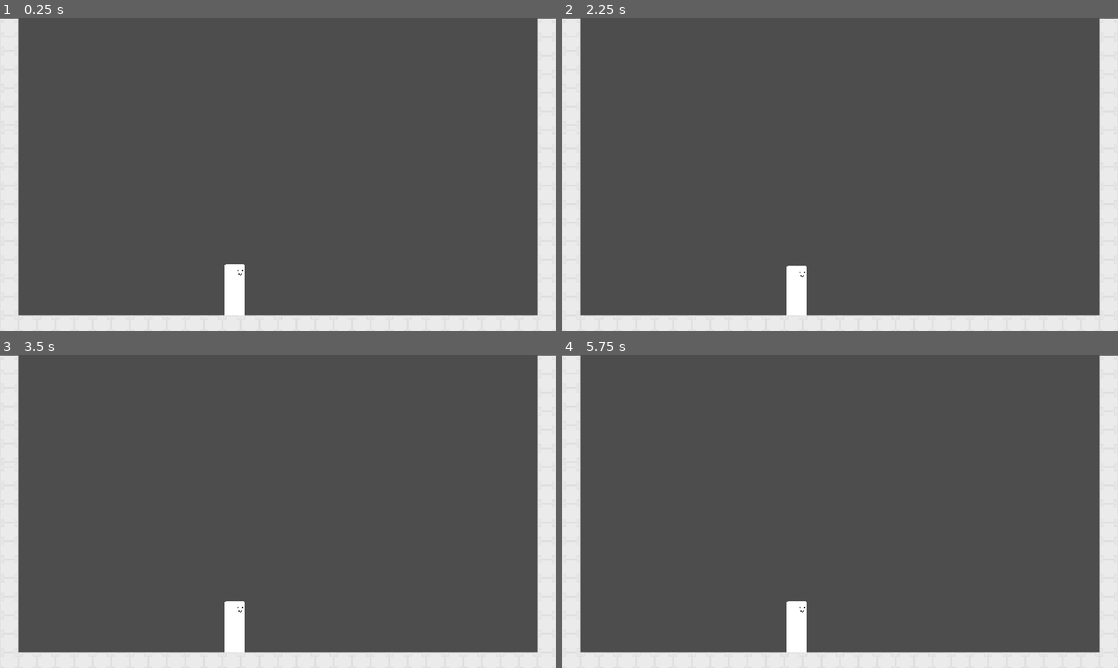
Above: before the commit, frames 1-4 (two rows, left to right).
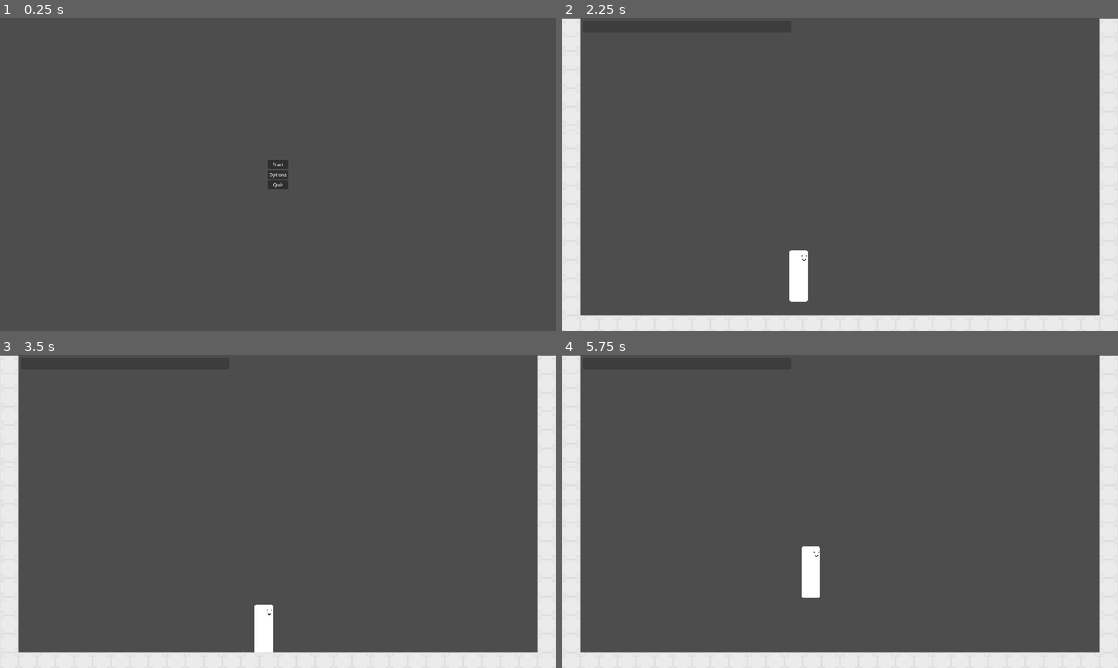
Above: after the commit, the same moments.

Repository: Mysteria0/To-Be-Name-Fighting-Game
Game: Godot game, scene res://menu.tscn
Same seed, same stepped clock (60 frames per second), same inputs: the game is played once before the commit and once after it. Before the commit the project starts from res://main.tscn.
Inputs (mouse positions are in pixels of both pictures, inside the frame that each line leads up to):
- Up to frame 1 (0.25 s): no input
- Up to frame 2 (2.25 s): click (840, 174) at 0.5 s, where only the run after the commit has a clickable "Options"; click (840, 165) at 1.25 s, where only the run after the commit has a clickable "Start"; tap Enter at 2 s; hold D (move_right) from 2.03 s (still down); hold W (move_up) from 2.03 s (still down)
- Up to frame 3 (3.5 s): keep holding D (move_right); release W (move_up) at 2.78 s; tap I (action_a) at 2.85 s; tap W (move_up) at 3.02, 3.05, 3.32 s
- Up to frame 4 (5.75 s): release D (move_right) at 3.53 s; hold A (move_left) 3.53-4.28 s; hold W (move_up) 3.53-4.28 s; tap J (action_b) at 3.6 s; hold D (move_right) from 4.28 s (still down); tap U (action_c) at 4.35 s; tap W (move_up) at 4.52, 4.55, 4.82 s; hold W (move_up) from 5.03 s (still down)

The runs differ from the first frame. In frame 1, 12% of the frame differs, in the area x 0-100%, y 0-100%; in frame 2, 0.4%; in frame 3, 1.1%; in frame 4, 1.1%.

Commit message:
Added main menu, in process of adding a health bar

Diff:
--- a/Player.gd
+++ b/Player.gd
@@ -5,10 +5,14 @@
 
 @onready var state_machine = $state_machine
 
+@export var Max_health : int
+
+var health = Max_health
 
 
 func _ready() -> void:
 	state_machine.init(self)
+
 
 func _unhandled_input(event: InputEvent) -> void:
 	state_machine.process_input(event)
--- a/Player.tscn
+++ b/Player.tscn
@@ -120,6 +120,7 @@
 
 [node name="Player" type="CharacterBody2D" unique_id=560191563]
 script = ExtResource("1_kpjcp")
+Max_health = 1000
 
 [node name="state_machine" type="Node" parent="." unique_id=1273564144 node_paths=PackedStringArray("starting_state")]
 script = ExtResource("16_jatw7")
--- /dev/null
+++ b/Scripts/Main Menu/menu.gd
@@ -0,0 +1,19 @@
+extends Control
+
+# Called when the node enters the scene tree for the first time.
+func _ready() -> void:
+	pass # Replace with function body.
+
+
+
+
+func _on_start_pressed() -> void:
+	get_tree().change_scene_to_file("res://main.tscn")
+
+
+func _on_options_pressed() -> void:
+	pass # Replace with function body.
+
+
+func _on_quit_pressed() -> void:
+	get_tree().quit()
--- a/Scripts/State Machine/Tsurugi States/tsurugi_crouching.gd
+++ b/Scripts/State Machine/Tsurugi States/tsurugi_crouching.gd
@@ -10,10 +10,10 @@
 	parent.velocity.x = 0
 
 func process_input(_event: InputEvent) -> State:
-	if Input.is_action_just_pressed('ui_up') and !Input.is_action_pressed('ui_down') and parent.is_on_floor():
+	if Input.is_action_just_pressed('move_up') and !Input.is_action_pressed('move_down') and parent.is_on_floor():
 		return jump_state
-	if !Input.is_action_pressed('ui_down') and parent.is_on_floor():
-		if Input.is_action_pressed('ui_left') or Input.is_action_pressed('ui_right'):
+	if !Input.is_action_pressed('move_down') and parent.is_on_floor():
+		if Input.is_action_pressed('move_left') or Input.is_action_pressed('move_right'):
 			return move_state
 		else:
 			return idle_state
--- a/Scripts/State Machine/Tsurugi States/tsurugi_falling.gd
+++ b/Scripts/State Machine/Tsurugi States/tsurugi_falling.gd
@@ -4,10 +4,6 @@
 
 func enter() -> void:
 	super()
-	if Input.is_action_pressed("ui_left"):
-		parent.velocity.x = -80
-	elif Input.is_action_pressed("ui_right"):
-		parent.velocity.x = 80
 
 
 func process_physics(delta: float) -> State:
--- a/Scripts/State Machine/Tsurugi States/tsurugi_idle.gd
+++ b/Scripts/State Machine/Tsurugi States/tsurugi_idle.gd
@@ -10,11 +10,11 @@
 	parent.velocity.x = 0
 
 func process_input(_event: InputEvent) -> State:
-	if Input.is_action_just_pressed('ui_up') and parent.is_on_floor():
+	if Input.is_action_just_pressed('move_up') and parent.is_on_floor():
 		return jump_state
-	if Input.is_action_pressed('ui_down') and parent.is_on_floor():
+	if Input.is_action_pressed('move_down') and parent.is_on_floor():
 		return crouching_state
-	if Input.is_action_pressed('ui_left') or Input.is_action_pressed('ui_right') and parent.is_on_floor():
+	if Input.is_action_pressed('move_left') or Input.is_action_pressed('move_right') and parent.is_on_floor():
 		return move_state
 	return null
 
--- a/Scripts/State Machine/Tsurugi States/tsurugi_jump.gd
+++ b/Scripts/State Machine/Tsurugi States/tsurugi_jump.gd
@@ -7,10 +7,15 @@
 func enter() -> void:
 	super()
 	whydoihavetouseaboolean = false
+	parent.velocity.x = 0
 
 func process_physics(_delta: float) -> State:
 	parent.move_and_slide()
 	if whydoihavetouseaboolean:
+		if Input.is_action_pressed("move_left"):
+			parent.velocity.x = -80
+		elif Input.is_action_pressed("move_right"):
+			parent.velocity.x = 80
 		parent.velocity.y = -600
 		parent.move_and_slide()
 		return fall_state
--- a/Scripts/State Machine/Tsurugi States/tsurugi_landing.gd
+++ b/Scripts/State Machine/Tsurugi States/tsurugi_landing.gd
@@ -16,14 +16,14 @@
 	parent.velocity.y += 980*delta
 	parent.move_and_slide()
 	if hopethisworks:
-		if !Input.is_action_pressed("ui_up") and !Input.is_action_pressed("ui_down"):
-			if Input.is_action_pressed('ui_left') or Input.is_action_pressed('ui_right'):
+		if !Input.is_action_pressed("move_up") and !Input.is_action_pressed("move_down"):
+			if Input.is_action_pressed('move_left') or Input.is_action_pressed('move_right'):
 				return move_state
 			else:
 				return idle_state
-		elif Input.is_action_pressed("ui_up"):
+		elif Input.is_action_pressed("move_up"):
 			return jump_state
-		elif Input.is_action_pressed("ui_down"):
+		elif Input.is_action_pressed("move_down"):
 			return crouching_state
 		else:
 			return idle_state
--- a/Scripts/State Machine/tsurugi_moving.gd
+++ b/Scripts/State Machine/tsurugi_moving.gd
@@ -9,16 +9,16 @@
 	super()
 
 func process_input(_event: InputEvent) -> State:
-	if Input.is_action_just_pressed('ui_up') and parent.is_on_floor():
+	if Input.is_action_just_pressed('move_up') and parent.is_on_floor():
 		return jump_state
-	if Input.is_action_pressed('ui_down') and parent.is_on_floor():
+	if Input.is_action_pressed('move_down') and parent.is_on_floor():
 		return crouching_state
 	return null
 
 func process_physics(delta: float) -> State:
-	if Input.is_action_pressed("ui_left"):
+	if Input.is_action_pressed("move_left"):
 		parent.velocity.x = -50
-	elif Input.is_action_pressed("ui_right"):
+	elif Input.is_action_pressed("move_right"):
 		parent.velocity.x = 65
 	elif parent.velocity.x != 0:
 		parent.velocity.x -= parent.velocity.x
--- /dev/null
+++ b/Scripts/Universal Code/main.gd
@@ -0,0 +1,12 @@
+extends Node2D
+
+
+# Called when the node enters the scene tree for the first time.
+func _ready() -> void:
+	$Healthbar.max_value = $Player.Max_health
+	$Healthbar.value = $Player.health
+
+
+# Called every frame. 'delta' is the elapsed time since the previous frame.
+func _process(delta: float) -> void:
+	pass
--- a/main.tscn
+++ b/main.tscn
@@ -1,15 +1,25 @@
 [gd_scene format=3 uid="uid://cke8cxb7ww4pb"]
 
 [ext_resource type="PackedScene" uid="uid://crutl3ed34eni" path="res://Player.tscn" id="1_0xm2m"]
-[ext_resource type="PackedScene" uid="uid://ddm5kuncpnusr" path="res://Input Reader.tscn" id="2_h2yge"]
+[ext_resource type="Script" uid="uid://cvu4p5ur5en7u" path="res://Scripts/Universal Code/main.gd" id="1_h2yge"]
 [ext_resource type="PackedScene" uid="uid://cvt0xibjikmr0" path="res://Levels.tscn" id="3_h2yge"]
 
 [node name="Main" type="Node2D" unique_id=646643995]
+script = ExtResource("1_h2yge")
+
+[node name="Healthbar" type="ProgressBar" parent="." unique_id=1108440859]
+anchors_preset = 5
+anchor_left = 0.5
+anchor_right = 0.5
+offset_left = 72.0
+offset_top = 10.0
+offset_right = 792.0
+offset_bottom = 50.0
+grow_horizontal = 2
+show_percentage = false
 
 [node name="Player" parent="." unique_id=560191563 instance=ExtResource("1_0xm2m")]
 position = Vector2(812.00006, 930.00006)
 scale = Vector2(3, 3)
 
-[node name="InputReader" parent="." unique_id=1356831098 instance=ExtResource("2_h2yge")]
-
 [node name="Levels" parent="." unique_id=1548540644 instance=ExtResource("3_h2yge")]
--- /dev/null
+++ b/menu.tscn
@@ -0,0 +1,42 @@
+[gd_scene format=3 uid="uid://lf8bdny7wy7k"]
+
+[ext_resource type="Script" uid="uid://bx7je7x5ibr7q" path="res://Scripts/Main Menu/menu.gd" id="1_ouk20"]
+
+[node name="Menu" type="Control" unique_id=1036784647]
+layout_mode = 3
+anchors_preset = 15
+anchor_right = 1.0
+anchor_bottom = 1.0
+grow_horizontal = 2
+grow_vertical = 2
+script = ExtResource("1_ouk20")
+
+[node name="VBoxContainer" type="VBoxContainer" parent="." unique_id=936238631]
+layout_mode = 1
+anchors_preset = 8
+anchor_left = 0.5
+anchor_top = 0.5
+anchor_right = 0.5
+anchor_bottom = 0.5
+offset_left = -35.0
+offset_top = -50.5
+offset_right = 35.0
+offset_bottom = 50.5
+grow_horizontal = 2
+grow_vertical = 2
+
+[node name="Start" type="Button" parent="VBoxContainer" unique_id=1697641825]
+layout_mode = 2
+text = "Start"
+
+[node name="Options" type="Button" parent="VBoxContainer" unique_id=200748148]
+layout_mode = 2
+text = "Options"
+
+[node name="Quit" type="Button" parent="VBoxContainer" unique_id=896613525]
+layout_mode = 2
+text = "Quit"
+
+[connection signal="pressed" from="VBoxContainer/Start" to="." method="_on_start_pressed"]
+[connection signal="pressed" from="VBoxContainer/Options" to="." method="_on_options_pressed"]
+[connection signal="pressed" from="VBoxContainer/Quit" to="." method="_on_quit_pressed"]
--- a/project.godot
+++ b/project.godot
@@ -11,7 +11,7 @@
 [application]
 
 config/name="To be named fighting game"
-run/main_scene="uid://cke8cxb7ww4pb"
+run/main_scene="uid://lf8bdny7wy7k"
 config/features=PackedStringArray("4.6", "Forward Plus")
 config/icon="res://icon.svg"
 
Not shown, added: Scripts/Main Menu/menu.gd.uid
Not shown, added: Scripts/Universal Code/main.gd.uid
